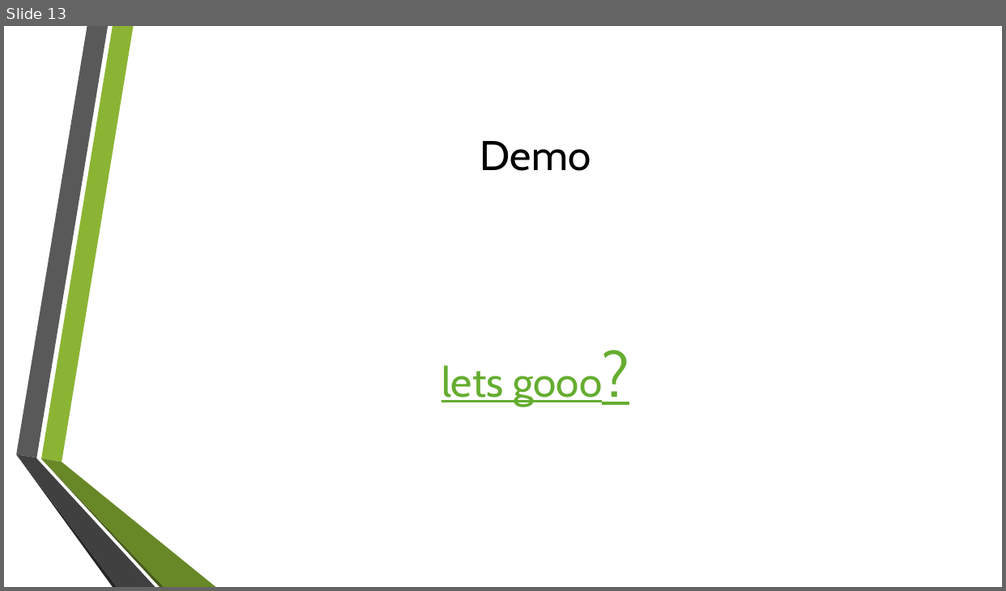
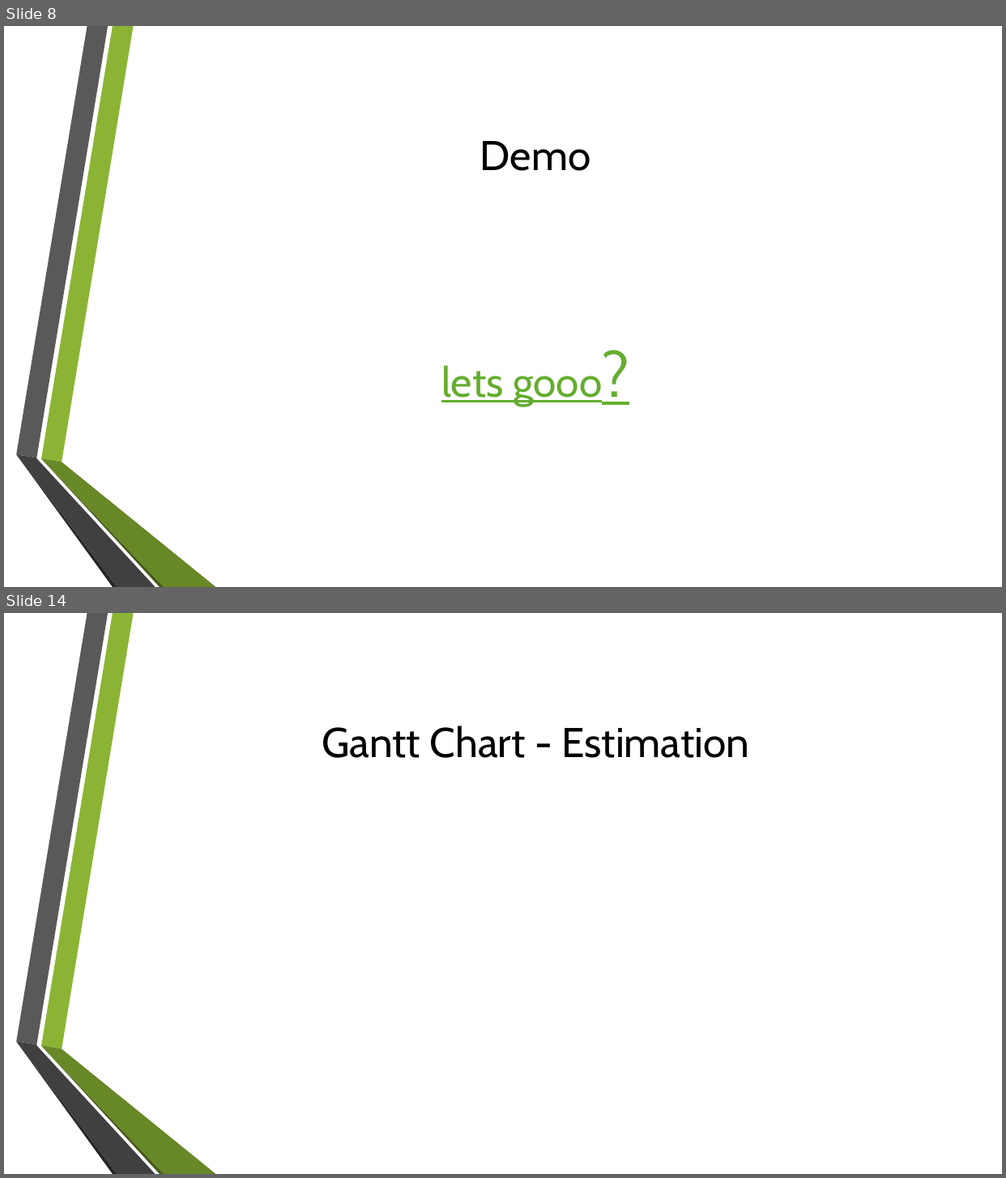
Before and after one commit to GamingBets/documents, a slide deck: Gaming-Bets.pptx. Shown one above the other, each under a label of ours: slide 13 before the commit, slides 8 and 14 after it; the slides between them are not shown. The pictures are 1006x591 and 1006x1178 pixels, drawn with LibreOffice and Linux fonts; fonts in the diff are those of the drawing; background and template pictures are left out. Boxes give left, top, right and bottom in pixels: in the first picture for what was removed or moved away, otherwise in the second. Text is boxed around its words. In the diff, an @@ line names an element or a change of style, - is before the commit and + after.

```diff
--- a/Gaming-Bets.pptx
+++ b/Gaming-Bets.pptx
@@ slide 14 added at box(4, 613, 1002, 1174), background picture (left out); not listed: 6 template elements that a slide beside it also shows @@
@@ title added at box(322, 726, 749, 758), 40 pt, text #000000 @@
+Gantt Chart - Estimation
@@ what was slide 13 is now slide 8 @@
```
Also in this commit, not shown: 5 slides changed, 6 other slides added, 1 slide removed, 4 other files.
